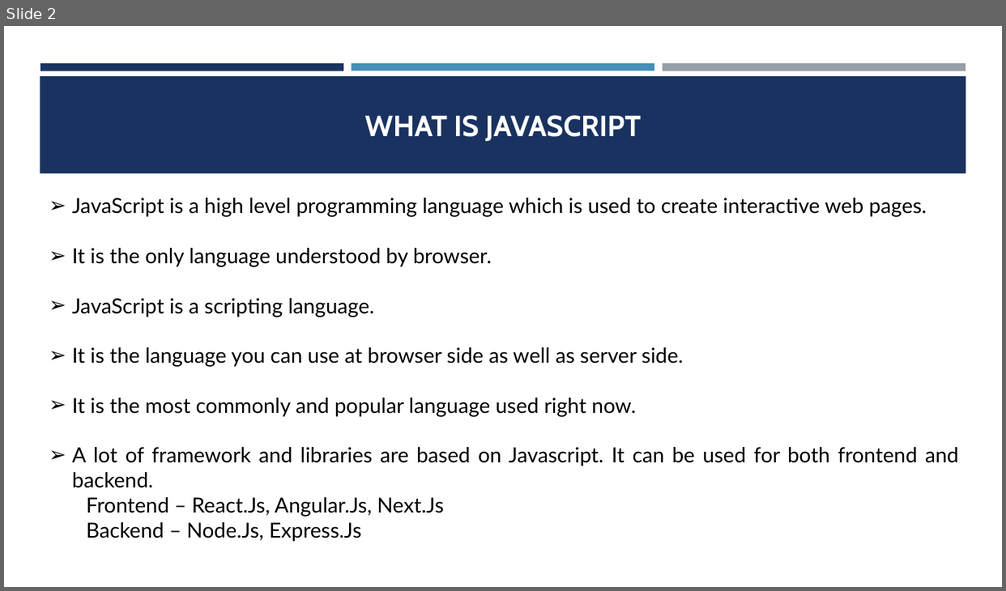
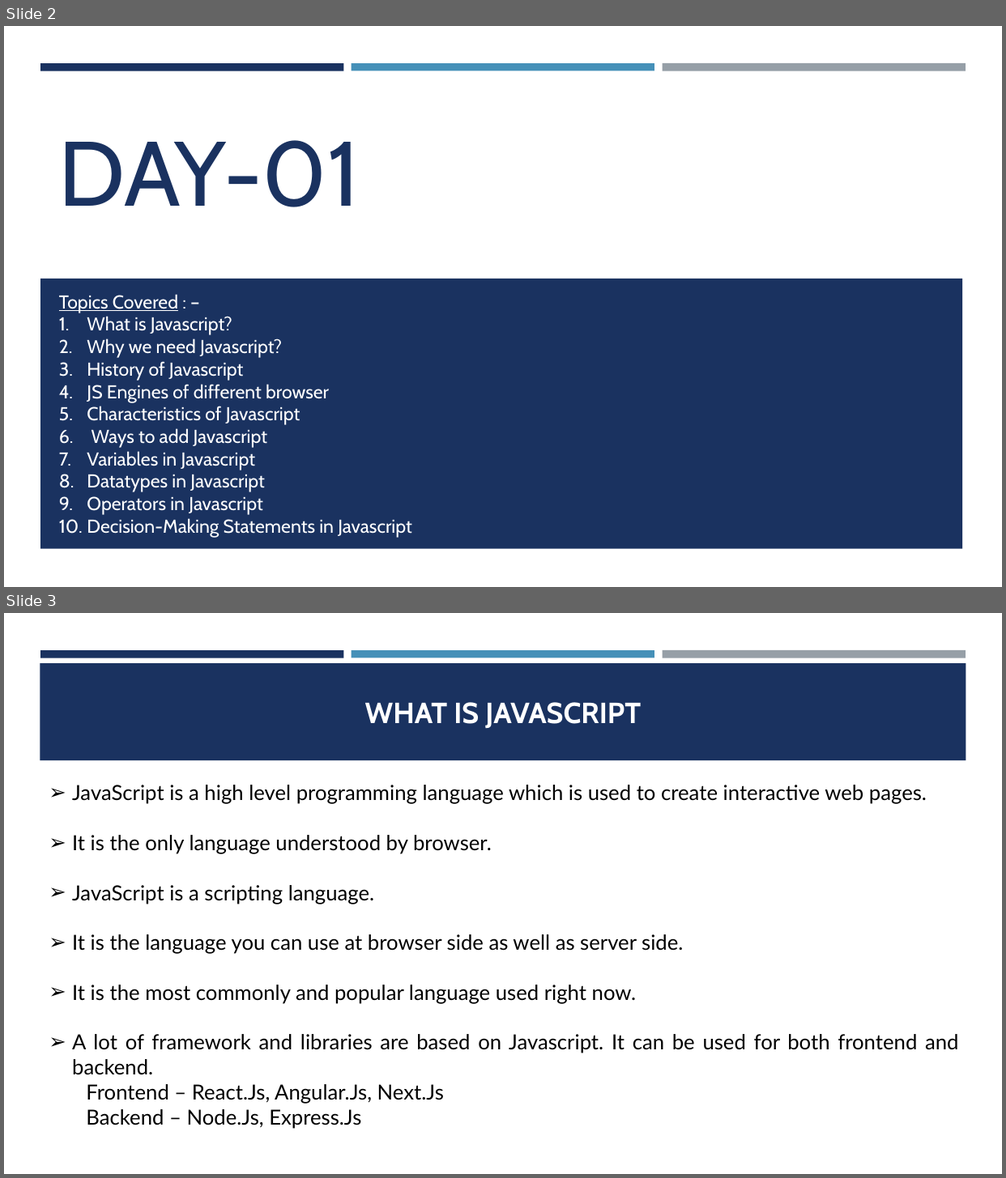
Before and after one commit to CodeCrafterRohit/PEC-Training, a slide deck: JAVASCRIPT/JAVASCRIPT PPT.pptx. Shown one above the other, each under a label of ours: slide 2 before the commit, slides 2 and 3 after it. The pictures are 1006x591 and 1006x1178 pixels, drawn with LibreOffice and Linux fonts; fonts in the diff are those of the drawing. Boxes give left, top, right and bottom in pixels: in the first picture for what was removed or moved away, otherwise in the second. Text is boxed around its words. In the diff, an @@ line names an element or a change of style, - is before the commit and + after.

```diff
--- a/JAVASCRIPT/JAVASCRIPT PPT.pptx
+++ b/JAVASCRIPT/JAVASCRIPT PPT.pptx
@@ slide 2 added at box(4, 26, 1002, 587), background #FFFFFF; not listed: 3 template elements that a slide beside it also shows @@
@@ title added at box(59, 140, 360, 207), 88 pt, text #1A3260 @@
+DAY-01
@@ rectangle added at box(40, 278, 963, 548), fill #1A3260 @@
@@ text added at box(59, 294, 411, 538), 18 pt, text #FFFFFF @@
+Topics Covered : –
+1. What is Javascript?
+2. Why we need Javascript?
+3. History of Javascript
+4. JS Engines of different browser
+5. Characteristics of Javascript
+6. Ways to add Javascript
+7. Variables in Javascript
+8. Datatypes in Javascript
+9. Operators in Javascript
+10. Decision-Making Statements in Javascript
@@ what was slide 2 is now slide 3 @@
```
Also in this commit, not shown: 1 slide changed, 16 other slides added, 14 other files.
